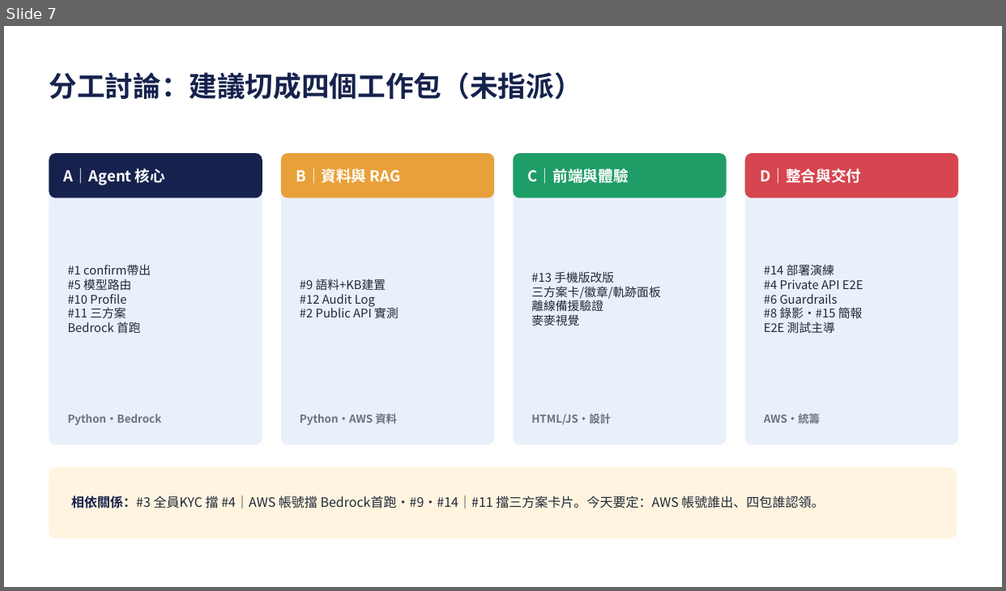
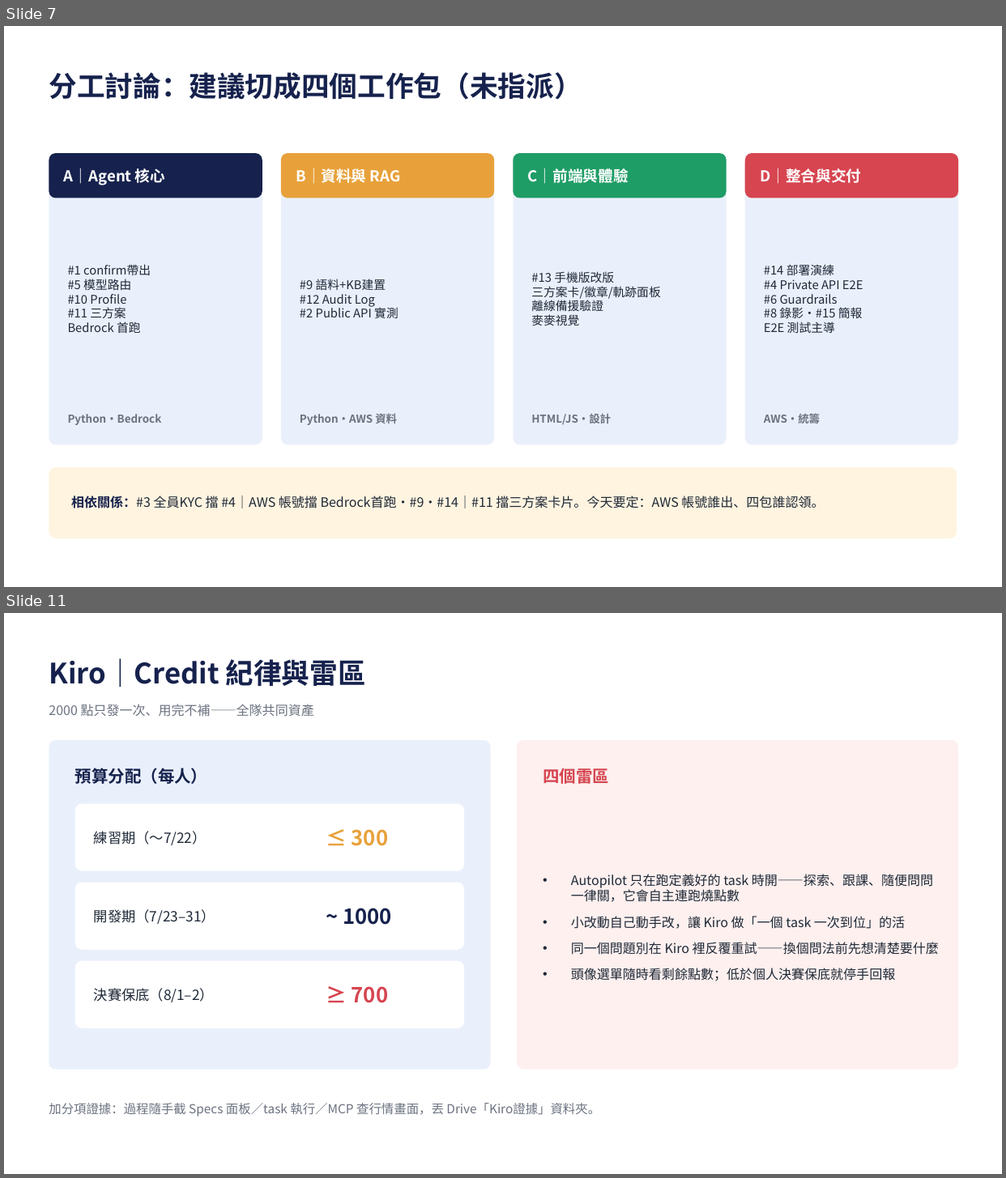
Before and after one commit to giont565/MaiMate, a slide deck: docs/工作項目狀態.pptx. Shown one above the other, each under a label of ours: slide 7 before the commit, slides 7 and 11 after it; the slides between them are not shown. The pictures are 1006x591 and 1006x1178 pixels, drawn with LibreOffice and Linux fonts; fonts in the diff are those of the drawing. Boxes give left, top, right and bottom in pixels: in the first picture for what was removed or moved away, otherwise in the second. Text is boxed around its words. In the diff, an @@ line names an element or a change of style, - is before the commit and + after.

```diff
--- a/docs/工作項目狀態.pptx
+++ b/docs/工作項目狀態.pptx
@@ slide 11 added at [4,613,1002,1174], background #FFFFFF @@
@@ text added at [49,658,366,687], 27 pt, text #16224D, bold @@
+Kiro｜Credit 紀律與雷區
@@ text added at [49,704,314,717], 12.5 pt, text #6B7280 @@
+2000 點只發一次、用完不補——全隊共同資產
@@ rounded rectangle added at [49,740,491,1070], fill #EAF0FB @@
@@ rounded rectangle added at [517,740,958,1070], fill #FDF0EF @@
@@ text added at [75,768,208,784], 16 pt, text #16224D, bold @@
+預算分配（每人）
@@ text added at [543,769,609,784], 16 pt, text #D64550, bold @@
+四個雷區
@@ rounded rectangle added at [75,804,464,871], fill #FFFFFF @@
@@ text added at [94,831,206,845], 13.5 pt, text #1F2937 @@
+練習期（～7/22）
@@ text added at [351,829,388,846], 20 pt, text #E8A13A, bold @@
+≤ 300
@@ text added at [571,874,939,982], 12.5 pt, text #1F2937 @@
+• Autopilot 只在跑定義好的 task 時開——探索、跟課、隨便問問一律關，它會自主連跑燒點數
+• 小改動自己動手改，讓 Kiro 做「一個 task 一次到位」的活
+• 同一個問題別在 Kiro 裡反覆重試——換個問法前先想清楚要什麼
+• 頭像選單隨時看剩餘點數；低於個人決賽保底就停手回報
@@ rounded rectangle added at [75,883,464,950], fill #FFFFFF @@
@@ text added at [94,909,215,924], 13.5 pt, text #1F2937 @@
+開發期（7/23–31）
@@ text added at [343,908,392,925], 20 pt, text #16224D, bold @@
+~ 1000
@@ rounded rectangle added at [75,961,464,1029], fill #FFFFFF @@
@@ text added at [94,988,214,1003], 13.5 pt, text #1F2937 @@
+決賽保底（8/1–2）
@@ text added at [351,986,388,1003], 20 pt, text #D64550, bold @@
+≥ 700
@@ text added at [49,1103,600,1117], 12 pt, text #6B7280 @@
+加分項證據：過程隨手截 Specs 面板／task 執行／MCP 查行情畫面，丟 Drive「Kiro證據」資料夾。
```
Also in this commit, not shown: 3 other slides added, 1 other file.
